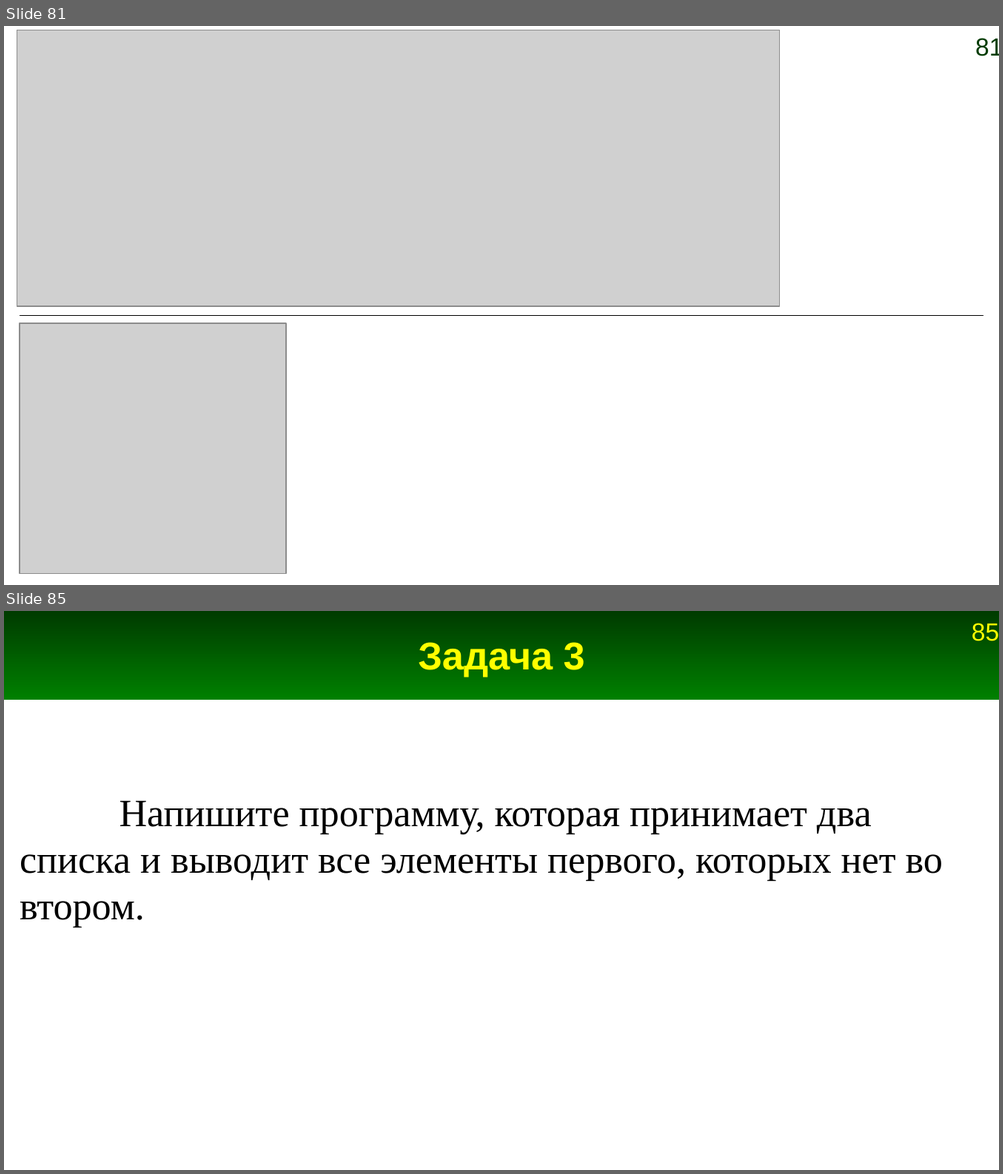
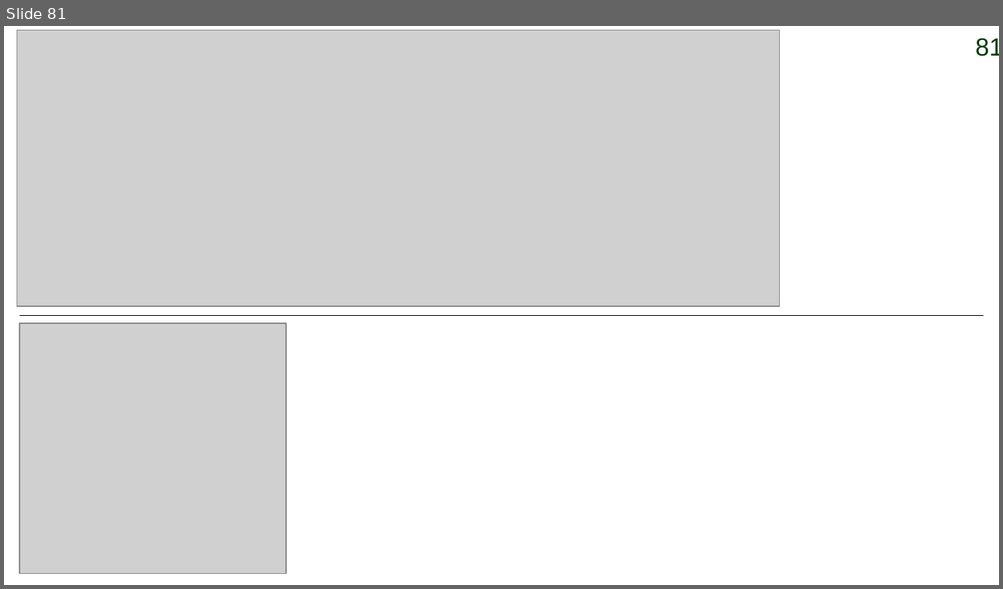
Before and after one commit to Jenyay/python-lectures, a slide deck: presentations/04. Basic data structures. Lists.odp. Shown one above the other, each under a label of ours: slides 81 and 85 before the commit, slide 81 after it; the slides between them are not shown. The pictures are 1003x1174 and 1003x589 pixels, drawn with LibreOffice and Linux fonts; fonts in the diff are those of the drawing; grey boxes stand for pictures. Boxes give left, top, right and bottom in pixels: in the first picture for what was removed or moved away, otherwise in the second. Text is boxed around its words. In the diff, an @@ line names an element or a change of style, - is before the commit and + after.

```diff
--- a/presentations/04. Basic data structures. Lists.odp
+++ b/presentations/04. Basic data structures. Lists.odp
@@ slide 85 removed at (x1=4, y1=611, x2=999, y2=1170), background #FFFFFF @@
@@ rectangle removed at (x1=4, y1=611, x2=999, y2=700) @@
@@ page number removed at (x1=971, y1=623, x2=999, y2=641) @@
-85
@@ title removed at (x1=418, y1=642, x2=585, y2=677) @@
-Задача 3
@@ text removed at (x1=20, y1=800, x2=942, y2=928) @@
-Напишите программу, которая принимает два списка и выводит все элементы первого, которых нет во втором.
```
Also in this commit, not shown: 4 other slides removed, 3 other files.
